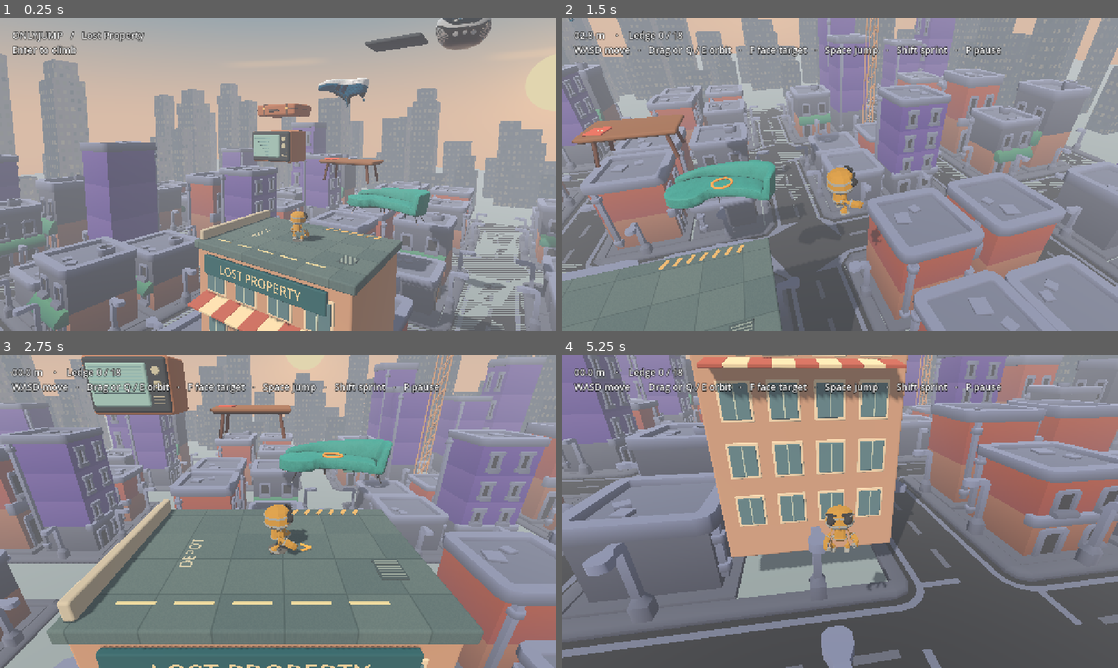
Above: before the commit, frames 1-4 (two rows, left to right).
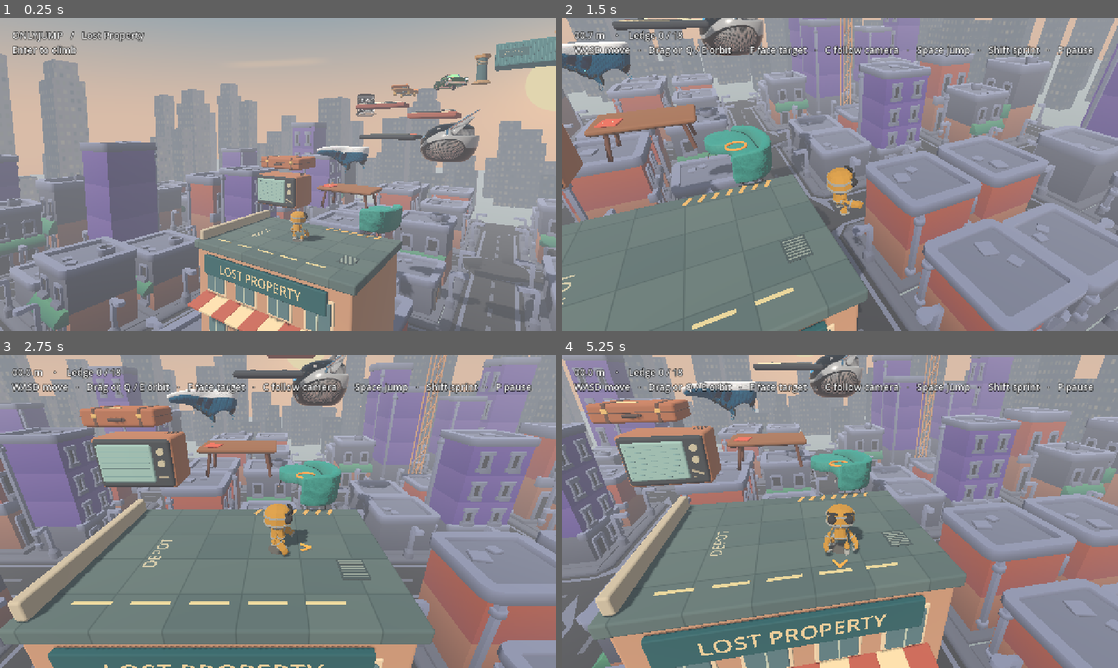
Above: after the commit, the same moments.

Repository: penny323mo/OnlyJump
Game: Godot game, scene res://game/summit.tscn
The game is run twice, just before and just after one commit, with the same random seed, the same clock (stepped at 60 frames per second) and the same inputs.
Inputs (mouse positions are in pixels of both pictures, inside the frame that each line leads up to):
- Up to frame 1 (0.25 s): no input
- Up to frame 2 (1.5 s): tap Enter at 0.5 s; move the mouse to (962, 158) at 0.52 s; hold D 0.53-1.25 s; hold Shift 0.53-1.25 s; tap C at 0.6 s; click (962, 158) at 0.67 s; tap Space at 0.77, 1.07 s; drag from (728, 190) to (812, 237) at 1.27 s
- Up to frame 3 (2.75 s): move the mouse to (333, 442) at 2.02 s; hold D from 2.03 s (still down); tap F at 2.1 s; click (333, 442) at 2.17 s; tap Space at 2.3 s
- Up to frame 4 (5.25 s): release D at 2.75 s; drag from (812, 574) to (673, 464) at 2.77 s; tap Space at 3.5, 3.77, 4.07 s; move the mouse to (1006, 558) at 3.52 s; hold A 3.53-4.25 s; hold Shift 3.53-4.25 s; tap C at 3.6 s; click (1006, 558) at 3.67 s; drag from (673, 464) to (756, 433) at 4.27 s; move the mouse to (867, 511) at 5.02 s; hold S from 5.03 s (still down); tap F at 5.1 s; click (867, 511) at 5.17 s

The runs differ from the first frame. In frame 1, 14% of the frame differs, in the area x 0-100%, y 0-100%; in frame 2, 53%; in frame 3, 36%; in frame 4, 76%.

Commit message:
Add one-thumb sprint jumps and tune mobile parkour movement

Diff:
--- a/game/ascent.gd
+++ b/game/ascent.gd
@@ -22,6 +22,12 @@
 var camera_yaw := 0.0
 var camera_pitch := deg_to_rad(24.0)
 var camera_distance := 6.8
+var follow_camera := true
+# Capture the view when a movement gesture begins. Automatic camera motion
+# must not feed back into that same held direction and turn it into a circle.
+var input_yaw := 0.0
+var moving_gesture := false
+var manual_look_time := 0.0
 var native_drag := false
 var sprint := false
 var hud_clock := 0.0
@@ -79,7 +85,14 @@
 	add_child(audio)
 	var data := ConfigFile.new()
 	if data.load("user://summit.cfg") == OK:
-		best = data.get_value("run","best",0.0)
+		follow_camera = data.get_value("controls","follow_camera",true)
+		if data.has_section_key("run","best_ledge"):
+			var index := clampi(data.get_value("run","best_ledge",0),0,Islands.ROUTE.size()-1)
+			best = Islands.ROUTE[index].y
+		else:
+			var old_height: float = data.get_value("run","best",0.0)
+			for i in Islands.PREVIOUS_HEIGHTS.size():
+				if old_height+.001 >= Islands.PREVIOUS_HEIGHTS[i]: best = Islands.ROUTE[i].y
 		muted = data.get_value("run","muted",false)
 	player.reset_at(Islands.ROUTE[0])
 	if OS.has_feature("web"):
@@ -100,7 +113,11 @@
 
 func save_record() -> void:
 	var data := ConfigFile.new()
-	data.set_value("run","best",best)
+	var index := 0
+	for i in Islands.ROUTE.size():
+		if best+.001 >= Islands.ROUTE[i].y: index = i
+	data.set_value("run","best_ledge",index)
+	data.set_value("controls","follow_camera",follow_camera)
 	data.set_value("run","muted",muted)
 	data.save("user://summit.cfg")
 
@@ -120,8 +137,8 @@
 		"stick":
 			if phase == "playing" and args.size() == 3:
 				stick = Vector2(float(args[1]),float(args[2])).limit_length()
-				if stick.length() > 0.14 and player.is_on_floor():
-					player.aim = stick.rotated(-camera_yaw).normalized()
+				if stick.is_zero_approx() and keyboard_move().is_zero_approx():
+					moving_gesture = false
 			return
 		"look":
 			if phase == "playing" and args.size() == 3:
@@ -130,7 +147,9 @@
 		"align":
 			if phase == "playing": face_target()
 		"sprint":
-			if phase == "playing": sprint = not sprint
+			if phase == "playing" and args.size()==2: sprint = bool(args[1])
+		"follow":
+			if phase == "playing": toggle_follow()
 		"jump":
 			if phase == "playing": queue_jump()
 	update_hud()
@@ -139,6 +158,8 @@
 	stick = Vector2.ZERO
 	native_drag = false
 	sprint = false
+	moving_gesture = false
+	manual_look_time = 0
 	player.jump_buffer = 0
 	if web: web.clearInputs()
 
@@ -192,6 +213,8 @@
 				start_run()
 			elif key in [KEY_ESCAPE,KEY_P]:
 				toggle_pause()
+			elif key == KEY_C and phase == "playing":
+				toggle_follow()
 			elif key == KEY_F and phase == "playing":
 				face_target()
 			elif key == KEY_R and phase == "paused":
@@ -232,16 +255,38 @@
 		int(Input.is_physical_key_pressed(KEY_D) or Input.is_physical_key_pressed(KEY_RIGHT)) - int(Input.is_physical_key_pressed(KEY_A) or Input.is_physical_key_pressed(KEY_LEFT)),
 		int(Input.is_physical_key_pressed(KEY_S) or Input.is_physical_key_pressed(KEY_DOWN)) - int(Input.is_physical_key_pressed(KEY_W) or Input.is_physical_key_pressed(KEY_UP)))
 
+func world_move() -> Vector2:
+	var move := (keyboard_move()+stick).limit_length()
+	if move.is_zero_approx():
+		moving_gesture = false
+		return Vector2.ZERO
+	if not moving_gesture or not follow_camera:
+		input_yaw = camera_yaw
+		moving_gesture = true
+	return move.rotated(-input_yaw)
+
 func queue_jump() -> void:
-	player.request_jump((keyboard_move()+stick).limit_length().rotated(-camera_yaw),sprint or Input.is_physical_key_pressed(KEY_SHIFT))
+	player.request_jump(world_move())
+
+func toggle_follow() -> void:
+	follow_camera = not follow_camera
+	moving_gesture = false
+	save_record()
+	update_hud()
 
 func _physics_process(delta: float) -> void:
 	if phase != "playing": return
 	elapsed += delta
-	var move := keyboard_move()
 	var turn := int(Input.is_physical_key_pressed(KEY_E)) - int(Input.is_physical_key_pressed(KEY_Q))
-	camera_yaw = wrapf(camera_yaw-turn*delta*2.1,-PI,PI)
-	player.step(delta,(move+stick).limit_length().rotated(-camera_yaw),sprint or Input.is_physical_key_pressed(KEY_SHIFT))
+	if turn != 0: orbit(turn*delta*2.1/3.55,0)
+	var move := world_move()
+	player.step(delta,move,sprint or Input.is_physical_key_pressed(KEY_SHIFT))
+	manual_look_time = maxf(0,manual_look_time-delta)
+	if follow_camera and player.is_on_floor() and manual_look_time<=0 and move.length_squared()>.0225:
+		var ground_speed := Vector2(player.velocity.x,player.velocity.z)
+		if ground_speed.length_squared()>.09:
+			var behind := atan2(-ground_speed.x,-ground_speed.y)
+			camera_yaw = rotate_toward(camera_yaw,behind,delta*3.8)
 	if player.position.y < -9:
 		clear_controls()
 		var count := player.jump_count
@@ -270,6 +315,8 @@
 
 func orbit(dx: float, dy: float) -> void:
 	camera_yaw = wrapf(camera_yaw-dx*3.55,-PI,PI)
+	input_yaw = wrapf(input_yaw-dx*3.55,-PI,PI)
+	manual_look_time = 1.15
 	camera_pitch = clampf(camera_pitch+dy*2.25,deg_to_rad(9),deg_to_rad(72))
 
 func face_target() -> void:
@@ -277,6 +324,8 @@
 	var offset: Vector3 = Islands.ROUTE[ledge+1] - player.position
 	var direction := Vector2(offset.x,offset.z).normalized()
 	camera_yaw = atan2(-direction.x,-direction.y)
+	moving_gesture = false
+	manual_look_time = .5
 	camera_pitch = deg_to_rad(26)
 	if player.is_on_floor(): player.aim = direction
 
@@ -317,10 +366,10 @@
 		landing_ring.position = target+Vector3.UP*visible_top
 	var height := maxf(0.0,player.position.y)
 	if web:
-		web.update(phase,height,best,ledge,Islands.ROUTE.size()-1,sprint,elapsed,falls,player.jump_count,muted,notice,Islands.NAMES[ledge+1] if ledge+1<Islands.NAMES.size() else "")
+		web.update(phase,height,best,ledge,Islands.ROUTE.size()-1,sprint,elapsed,falls,player.jump_count,muted,notice,Islands.NAMES[ledge+1] if ledge+1<Islands.NAMES.size() else "",follow_camera)
 	elif native_label:
 		match phase:
 			"intro": native_label.text = "ONLYJUMP   /   Lost Property\nEnter to climb"
 			"won": native_label.text = "Summit reached   ·   %d jumps    /    Enter to play again" % player.jump_count
 			"paused": native_label.text = "Paused   /   P to resume   ·   R to restart"
-			_: native_label.text = "%04.1f m    ·    Ledge %d / %d\nWASD move   ·   Drag or Q / E orbit   ·   F face target   ·   Space jump   ·   Shift sprint   ·   P pause" % [height,ledge,Islands.ROUTE.size()-1]
+			_: native_label.text = "%04.1f m    ·    Ledge %d / %d\nWASD move   ·   Drag or Q / E orbit   ·   F face target   ·   C follow camera   ·   Space jump   ·   Shift sprint   ·   P pause" % [height,ledge,Islands.ROUTE.size()-1]
--- a/game/climber.gd
+++ b/game/climber.gd
@@ -3,8 +3,11 @@
 const COURIER = preload("res://assets/character/courier.glb")
 const WALK_SPEED := 3.65
 const RUN_SPEED := 6.45
-const JUMP_SPEED := 9.25
-const GRAVITY := 15.4
+const JUMP_SPEED := 6.4
+const GRAVITY := 16.0
+const GROUND_ACCEL := 25.0
+const STANDING_PUSH := 2.85
+const AIR_STEER := 2.8
 const FOOT_RADIUS := 0.285
 const COYOTE_TIME := 0.12
 const BUFFER_TIME := 0.13
@@ -14,7 +17,8 @@
 var jump_count := 0
 var jump_buffer := 0.0
 var grace := 0.0
-var tap_motion := Vector3.ZERO
+var tap_direction := Vector2.ZERO
+var air_speed := 0.0
 var model := Node3D.new()
 var animations: AnimationPlayer
 var pose := ""
@@ -59,9 +63,9 @@
 	jump_count = 0
 	grounded_ledge = -1
 
-func request_jump(move: Vector2, running: bool) -> void:
+func request_jump(move: Vector2) -> void:
 	# A finger can lift between the tap and the next fixed physics tick.
-	tap_motion = Vector3(move.x,0,move.y)*(RUN_SPEED if running else WALK_SPEED)
+	tap_direction = move
 	jump_buffer = BUFFER_TIME
 
 func ground_at(point: Vector3, depth: float) -> Dictionary:
@@ -73,31 +77,41 @@
 	var on_floor_before := is_on_floor()
 	if on_floor_before: grace = COYOTE_TIME
 	else: grace = maxf(0,grace-delta)
-	var direction := Vector3(move.x,0,move.y)
+	var horizontal := Vector2(velocity.x,velocity.z)
 	if move.length_squared() > .016: aim = move.normalized()
-	var target := direction*(RUN_SPEED if running else WALK_SPEED)
 	var taking_off := jump_buffer>0 and grace>0
 	if taking_off:
 		jump_buffer = 0
 		grace = 0
-		velocity = (tap_motion if direction.is_zero_approx() else target)+Vector3.UP*JUMP_SPEED
+		# Push off from rest, or carry the speed built on the approach.
+		var push := tap_direction if move.is_zero_approx() else move
+		if on_floor_before and horizontal.length_squared()<0.04:
+			horizontal = push*STANDING_PUSH
+		air_speed = horizontal.length()
+		velocity.y = JUMP_SPEED-0.5*GRAVITY*delta
 		jump_count += 1
 		jumped.emit()
 	elif on_floor_before:
-		if not direction.is_zero_approx():
-			var toe := position+direction.normalized()*(FOOT_RADIUS+.16)
-			var support := ground_at(toe,.34)
-			if support.is_empty() or support.normal.y < .65: target *= .46
-		# Stick release stops immediately on a balance beam or a one-foot perch.
-		velocity = target
+		var target := move*(RUN_SPEED if running else WALK_SPEED)
+		if move.is_zero_approx():
+			horizontal = Vector2.ZERO
+		else:
+			var direction := Vector3(move.x,0,move.y).normalized()
+			var support := ground_at(position+direction*(FOOT_RADIUS+.16),.34)
+			if support.is_empty() or support.normal.y<.65:
+				target *= .88 if running else .46
+			horizontal = horizontal.move_toward(target,GROUND_ACCEL*delta)
+		velocity.y = 0
+		air_speed = horizontal.length()
 	else:
 		velocity.y -= GRAVITY*delta
-		var horizontal := Vector2(velocity.x,velocity.z)
-		# Releasing the stick brakes in midair but preserves a short natural arc.
-		var response := 13.5 if not move.is_zero_approx() else 4.8
-		horizontal = horizontal.move_toward(Vector2(target.x,target.z),response*delta)
-		velocity.x = horizontal.x
-		velocity.z = horizontal.y
+		# Keep launch momentum when the stick or sprint finger is released.
+		# In-air input steers gently, within the launch-speed envelope.
+		if not move.is_zero_approx():
+			var steer := move.normalized()*maxf(air_speed,1.05)
+			horizontal = horizontal.move_toward(steer,AIR_STEER*move.length()*delta)
+	velocity.x = horizontal.x
+	velocity.z = horizontal.y
 	jump_buffer = maxf(0,jump_buffer-delta)
 	move_and_slide()
 	if is_on_floor():
--- a/game/islands.gd
+++ b/game/islands.gd
@@ -1,15 +1,18 @@
 extends "res://game/props.gd"
 
+# Position is the crown or usable centre of each object. Lower rises and
+# shorter approaches on narrow objects fit the standing and running arcs.
 const ROUTE := [
-	Vector3(0,0,0),Vector3(2.4,1.35,-4.8),Vector3(-1.0,3.05,-8.1),
-	Vector3(-5.3,4.95,-6.0),Vector3(-7.8,7.05,-10.2),Vector3(-4.1,9.1,-13.2),
-	Vector3(.4,11.25,-12.2),Vector3(4.1,13.5,-15.2),Vector3(2.1,15.75,-19.7),
-	Vector3(-2.6,17.95,-19.1),Vector3(-5.5,20.25,-22.5),Vector3(-2.2,22.65,-25.7),
-	Vector3(2.45,25,-25.15),Vector3(5.55,27.1,-21.7),Vector3(9.45,29.25,-23.9),
-	Vector3(12.7,31.45,-20.85),Vector3(10.95,33.65,-16.65),Vector3(6.65,35.85,-17.40),
-	Vector3(3.8,38,-13.85)
+	Vector3(0,0,0),Vector3(2.2,.62,-4.45),Vector3(-.80,1.34,-7.48),
+	Vector3(-4.63,2.10,-5.63),Vector3(-6.86,2.94,-9.40),Vector3(-3.47,3.78,-12.04),
+	Vector3(.57,4.68,-11.13),Vector3(3.90,5.52,-13.85),Vector3(2.09,6.46,-17.87),
+	Vector3(-2.12,7.35,-17.33),Vector3(-4.70,8.26,-20.42),Vector3(-1.72,9.22,-23.25),
+	Vector3(2.42,10.16,-22.70),Vector3(5.12,11.03,-19.68),Vector3(8.00,11.88,-21.25),
+	Vector3(10.95,12.80,-18.56),Vector3(9.42,13.72,-14.90),Vector3(5.62,14.64,-15.55),
+	Vector3(3.04,15.55,-12.38)
 ]
-const NAMES := ["士多天台","絲絨梳化","木茶几","膽機電視","皮喼","波鞋鞋底","錄音帶","手提音響","黑膠唱盤","電子琴","古董相機","滑板","玩具跑車","碼頭繫纜柱","貨櫃","電纜轆","吊臂鋼樑","速遞紙箱","失物招領枱"]
+const PREVIOUS_HEIGHTS := [0.,1.35,3.05,4.95,7.05,9.1,11.25,13.5,15.75,17.95,20.25,22.65,25.,27.1,29.25,31.45,33.65,35.85,38.]
+const NAMES := ["士多天台","絲絨梳化","木茶几","膽機電視","皮喼","波鞋鞋底","錄音帶","手提音響","黑膠唱盤","電子琴","古董相機","滑板","玩具跑車","碼頭繫纜柱","貨櫃","橫放電纜轆","吊臂鋼樑","三角形郵筒紙盒","失物招領枱"]
 const SOFA = preload("res://assets/props/sofa.glb")
 const SHOE = preload("res://assets/props/sneaker.glb")
 const STEREO = preload("res://assets/props/boombox.glb")
@@ -27,13 +30,13 @@
 		body.position = ROUTE[index]
 		match index:
 			0: rooftop(body)
-			1: model_prop(body,SOFA,4.25,Vector3(0,-12,0))
+			1: model_prop(body,SOFA,4.25,Vector3(0,-80,0))
 			2: coffee_table(body)
 			3: television(body)
 			4: suitcase(body)
 			5: model_prop(body,SHOE,4.22,Vector3(0,10,180))
 			6: cassette(body)
-			7: model_prop(body,STEREO,3.8,Vector3(0,12,0))
+			7: model_prop(body,STEREO,3.8,Vector3(0,-85,0))
 			8: turntable(body)
 			9: keyboard(body)
 			10: model_prop(body,CAMERA,3.1,Vector3(0,30,0))
@@ -41,7 +44,9 @@
 			12: model_prop(body,CAR,4.05,Vector3(0,28,0))
 			13: bollard(body)
 			14: container(body)
-			15: cable_reel(body)
+			15:
+				body.rotation.y=deg_to_rad(70)
+				cable_reel(body)
 			16: girder(body)
 			17: parcel(body)
 			18: finish_counter(body)
@@ -160,7 +165,9 @@
 	var streets: Array[Transform3D]=[]
 	var crossings: Array[Transform3D]=[]
 	var blocks := [[],[],[],[]]
-	box(self,Vector3(0,-12.1,-13),Vector3(310,.4,310),"889697")
+	# Road GLBs have upward-facing asphalt at local Y=0. Leave real depth
+	# clearance to the backing plane across the entire tiled district.
+	box(self,Vector3(0,-12.38,-13),Vector3(310,.4,310),"889697")
 	for x in range(-7,8):
 		for z in range(-8,7):
 			var p := Vector3(x*7.0,-11.9,z*7.0)
@@ -169,7 +176,7 @@
 			var angle := 0.0
 			if road_x or road_z:
 				if road_z and not road_x: angle=PI/2
-				var floor_tile := Transform3D(Basis(Vector3.UP,angle).scaled(Vector3.ONE*7.01),p)
+				var floor_tile := Transform3D(Basis(Vector3.UP,angle).scaled(Vector3.ONE*7.0),p)
 				if road_x and road_z: crossings.append(floor_tile)
 				else: streets.append(floor_tile)
 			else:
--- a/game/props.gd
+++ b/game/props.gd
@@ -209,23 +209,25 @@
 	box(b,Vector3(-.87,-.80,1.16),Vector3(1.9,.61,.05),"315e62")
 	label(b,Vector3(-.87,-.80,1.2),"PORT  07",.27,"e5d4aa")
 
+func reel_section(body: StaticBody3D, center: Vector3, radius: float, length: float, tint: String) -> void:
+	var wheel := cone(body,center,length,radius,radius,tint,48)
+	wheel.rotation.z=PI/2
+	var shape := CylinderShape3D.new()
+	shape.radius=radius
+	shape.height=length
+	var collider := CollisionShape3D.new()
+	collider.shape=shape
+	body.add_child(collider)
+	collider.transform=wheel.transform
+
 func cable_reel(b: StaticBody3D) -> void:
-	var r := 1.52
-	cone(b,Vector3.DOWN*.12,.24,r,r,"c39460",48)
-	cone(b,Vector3.DOWN*1.46,.24,r,r,"b3895e",48)
-	cone(b,Vector3.DOWN*.78,1.27,1.09,1.09,"454e51",40)
-	for i in 9: rim(b,Vector3.DOWN*(.29+i*.124),1.14,.07,"465658")
-	var hit := CollisionShape3D.new()
-	var cylinder := CylinderShape3D.new()
-	cylinder.radius=r
-	cylinder.height=.24
-	hit.shape=cylinder
-	b.add_child(hit)
-	hit.position.y=-.12
-	rim(b,Vector3.UP*.014,.21,.07,"746254")
-	for i in 6:
-		var p := Vector3(cos(i*TAU/6),0,sin(i*TAU/6))*.82
-		cone(b,p+Vector3.UP*.023,.046,.068,.068,"625f57",6)
+	var axle := Vector3.DOWN*1.08
+	reel_section(b,axle,1.08,2.48,"435457")
+	for side in [-1,1]:
+		reel_section(b,axle+Vector3.RIGHT*side*1.23,1.24,.17,"b38a5d")
+		cone(b,axle+Vector3.RIGHT*side*1.33,.06,.22,.22,"77614e").rotation.z=PI/2
+	for i in 10:
+		rim(b,axle+Vector3.RIGHT*(i-4.5)*.22,1.09,.043,"5c6c6b").rotation.z=PI/2
 
 func girder(b: StaticBody3D) -> void:
 	deck(b,Vector3(4.55,.16,.76),"ca6b40")
@@ -235,9 +237,38 @@
 		for z in [-.23,.23]: cone(b,Vector3(x,.025,z),.05,.087,.087,"735444",6)
 
 func parcel(b: StaticBody3D) -> void:
-	deck(b,Vector3(3.18,1.47,2.31),"cda477")
-	box(b,Vector3(0,-.726,0),Vector3(.38,1.50,2.33),"ad8552")
-	box(b,Vector3(-.83,.016,-.24),Vector3(.91,.023,.73),"eee2c9")
-	for i in 13:
-		box(b,Vector3(-1.13+i*.05,.036,-.18),Vector3(.018+(.012 if i%3==0 else 0.),.012,.36),"524b44")
-	label(b,Vector3(.83,.018,.43),"AIR MAIL",.176,"884838",true)
+	# A triangular cardboard mailing tube. Both visible slopes and its ridge
+	# come from the same vertices used to build its convex collision hull.
+	var points := PackedVector3Array([
+		Vector3(-1.70,-.68,-1.15),Vector3(-1.70,0,0),Vector3(-1.70,-.68,1.15),
+		Vector3(1.70,-.68,-1.15),Vector3(1.70,0,0),Vector3(1.70,-.68,1.15)])
+	var faces := [[0,2,1],[3,4,5],[0,1,4],[0,4,3],[1,2,5],[1,5,4],[2,0,3],[2,3,5]]
+	var st := SurfaceTool.new()
+	st.begin(Mesh.PRIMITIVE_TRIANGLES)
+	var inside := Vector3(0,-.45,0)
+	for face in faces:
+		var a := points[face[0]]
+		var c := points[face[1]]
+		var d := points[face[2]]
+		var n := (d-a).cross(c-a).normalized()
+		if n.dot((a+c+d)/3-inside)<0.0:
+			var tmp:=d
+			d=c
+			c=tmp
+			n=-n
+		for vertex in [a,c,d]:
+			st.set_normal(n)
+			st.add_vertex(vertex)
+	piece(b,st.commit(),Vector3.ZERO,"cda477")
+	var hull := ConvexPolygonShape3D.new()
+	hull.points=points
+	var hit := CollisionShape3D.new()
+	hit.shape=hull
+	b.add_child(hit)
+	var slope := atan(.68/1.15)
+	for side in [-1,1]:
+		var band := box(b,Vector3(.62,-.327,side*.575),Vector3(.23,.018,1.33),"ad8552",.004)
+		band.rotation.x=side*slope
+	var tag := box(b,Vector3(-.64,-.286,.52),Vector3(.88,.02,.47),"e9dbbf",.008)
+	tag.rotation.x=slope
+	label(tag,Vector3(0,.012,0),"AIR MAIL",.145,"825440",true)
--- a/game/rooftop.gdshader
+++ b/game/rooftop.gdshader
@@ -9,8 +9,10 @@
 void fragment(){
 	vec2 p=slab.xz;
 	vec2 grid=abs(fract((p+vec2(0.3,0.2))/1.28)-.5)*1.28;
-	float seam=1.-smoothstep(.005,.024,min(grid.x,grid.y));
-	float grit=grain(floor(p*125.));
+	vec2 pixel=max(fwidth(p),vec2(.0001));
+	vec2 seamCoverage=1.-smoothstep(vec2(.014)-pixel*.5,vec2(.014)+pixel*.5,grid);
+	float seam=max(seamCoverage.x,seamCoverage.y);
+	float grit=mix(grain(floor(p*125.)),.5,smoothstep(.25,1.,max(pixel.x,pixel.y)*125.));
 	float shade=grain(floor((p+vec2(.3,.2))/1.28+.5));
 	vec3 concrete=mix(vec3(.33,.41,.41),vec3(.42,.49,.47),shade*.50+grit*.26);
 	ALBEDO=mix(concrete,vec3(.23,.30,.30),seam*.55);
--- a/game/skyline.gdshader
+++ b/game/skyline.gdshader
@@ -8,9 +8,13 @@
 }
 void fragment(){
 	vec2 p=vec2(abs(facing.x)>.5?location.z:location.x,location.y);
-	vec2 cell=fract(p/vec2(.98,1.35));
-	float windows=step(.24,cell.x)*step(cell.x,.76)*step(.32,cell.y)*step(cell.y,.79);
+	vec2 uv=p/vec2(.98,1.35);
+	vec2 footprint=max(fwidth(uv),vec2(.0001));
+	vec2 edge=vec2(.26,.235)-abs(fract(uv)-vec2(.50,.555));
+	vec2 coverage=smoothstep(-.5*footprint,.5*footprint,edge);
+	float detail=1.-smoothstep(.30,.85,max(footprint.x,footprint.y));
+	float windows=coverage.x*coverage.y;
 	float light=fract(sin(dot(floor(p/vec2(.98,1.35)),vec2(19.5,72.8)))*13271.);
 	vec3 wall=mix(vec3(.44,.48,.52),vec3(.54,.54,.56),max(0.,facing.x));
-	ALBEDO=mix(wall,mix(vec3(.42,.47,.50),vec3(.65,.63,.58),light),windows*(1.-abs(facing.y)));
+	ALBEDO=mix(wall,mix(vec3(.42,.47,.50),vec3(.65,.63,.58),light),windows*detail*(1.-abs(facing.y)));
 }
--- a/tests/route.gd
+++ b/tests/route.gd
@@ -16,43 +16,64 @@
 	return ok
 
 func leap(index: int) -> bool:
-	var dest: Vector3 = Land.ROUTE[index]
-	game.sprint = true
+	# Run up on the actual previous object, then take a ballistic jump. The
+	# test only drives the controls available to the player, including sprint.
+	game.web_command(["stick",0,0])
+	await frames(2)
+	var target: Vector3 = Land.ROUTE[index]
+	var gap := target-game.player.position
+	var aim := Vector2(gap.x,gap.z).normalized()
+	var t := (game.player.JUMP_SPEED+sqrt(maxf(.01,game.player.JUMP_SPEED**2-2*game.player.GRAVITY*gap.y)))/game.player.GRAVITY
+	var speed := minf(game.player.RUN_SPEED,game.player.GROUND_ACCEL*(sqrt(t*t+2*Vector2(gap.x,gap.z).length()/game.player.GROUND_ACCEL)-t))
+	game.web_command(["sprint",true])
+	var stick := aim.rotated(game.camera_yaw)*(speed/game.player.RUN_SPEED)
+	game.web_command(["stick",stick.x,stick.y])
+	for tick in 25:
+		await frames(1)
+		var remaining := target-game.player.position
+		var velocity := Vector2(game.player.velocity.x,game.player.velocity.z)
+		if velocity.dot(aim)*t>=Vector2(remaining.x,remaining.z).dot(aim)-.07 or not game.player.is_on_floor():break
 	game.web_command(["jump"])
-	for tick in 120:
-		var delta := dest-game.player.position
-		var vy := game.player.JUMP_SPEED if tick==0 else game.player.velocity.y
-		var disc: float = vy*vy-2.0*game.player.GRAVITY*delta.y
-		var time_left := maxf(.12,(vy+sqrt(maxf(0,disc)))/game.player.GRAVITY)
-		var input := (Vector2(delta.x,delta.z)/(time_left*game.player.RUN_SPEED)).limit_length()
-		game.stick = input.rotated(game.camera_yaw)
+	for tick in 95:
 		await frames(1)
 		if game.player.is_on_floor() and game.ledge==index:
-			game.stick = Vector2.ZERO
+			game.web_command(["stick",0,0])
 			print("landed ",index," ",Land.NAMES[index])
 			return true
 	return check(false,"could not land on "+Land.NAMES[index])
+
+func surface_normal(point: Vector3) -> Vector3:
+	var ray := PhysicsRayQueryParameters3D.create(point+Vector3.UP*.7,point+Vector3.DOWN)
+	var hit := game.get_world_3d().direct_space_state.intersect_ray(ray)
+	return hit.get("normal",Vector3.ZERO)
 
 func run() -> void:
 	game = Game.new()
 	root.add_child(game)
 	game.best=100
 	game.muted=true
+	game.follow_camera=false
 	game.start_run()
 	await frames(6)
 	if not check(root.get_camera_3d()==game.camera,"active gameplay camera"):return
 	# Touch-down initiates a standing jump on the next physics step.
 	game.web_command(["jump"])
 	await frames(2)
-	if not check(game.player.jump_count==1 and game.player.velocity.y>8,"immediate standing jump"):return
+	if not check(game.player.jump_count==1 and game.player.velocity.y>5.5,"immediate standing jump"):return
 	if not check(Vector2(game.player.velocity.x,game.player.velocity.z).length()<.01,"standing jump drift"):return
-	await frames(85)
+	var peak := game.player.position.y
+	var air_ticks := 2
+	while not game.player.is_on_floor() and air_ticks<75:
+		await frames(1)
+		air_ticks+=1
+		peak=maxf(peak,game.player.position.y)
+	if not check(peak>1.17 and peak<1.40 and air_ticks in range(45,54),"jump apex and duration"):return
 	game.web_command(["look",-PI/(2*3.55),0])
 	game.web_command(["stick",0,-1])
-	await frames(3)
+	await frames(10)
 	if not check(game.player.velocity.x < -3 and absf(game.player.velocity.z)<.1,"camera-relative forward"):return
 	game.web_command(["stick",-1,0])
-	await frames(2)
+	await frames(14)
 	if not check(game.player.velocity.z > 3,"touch direction reversal"):return
 	game.web_command(["stick",0,0])
 	await frames(3)
@@ -60,11 +81,18 @@
 	game.start_run()
 	await frames(6)
 	game.web_command(["stick",1,0])
-	await frames(2)
+	await frames(10)
 	var walk := game.player.velocity.x
-	game.web_command(["sprint"])
-	await frames(2)
+	game.web_command(["sprint",true])
+	await frames(9)
 	if not check(game.player.velocity.x > walk*1.5,"sprint acceleration"):return
+	game.web_command(["jump"])
+	await frames(1)
+	var takeoff := game.player.velocity.x
+	game.web_command(["stick",0,0])
+	game.web_command(["sprint",false])
+	await frames(12)
+	if not check(absf(game.player.velocity.x-takeoff)<.03,"coast without air braking"):return
 	game.start_run()
 	await frames(6)
 	for index in range(1,Land.ROUTE.size()):
@@ -91,7 +119,7 @@
 	if not check(not game.player.is_on_floor(),"can leave rim"):return
 	game.web_command(["jump"])
 	await frames(2)
-	if not check(game.player.velocity.y>8,"late edge jump"):return
+	if not check(game.player.velocity.y>5.5,"late edge jump"):return
 	game.start_run()
 	await frames(6)
 	if not await leap(1):return
@@ -111,6 +139,33 @@
 	var time := game.elapsed
 	await frames(8)
 	if not check(is_equal_approx(time,game.elapsed),"pause clock"):return
+	# Steering stays world-stable while the automatic camera turns behind the player.
+	game.follow_camera=true
+	game.start_run()
+	await frames(6)
+	game.web_command(["stick",1,0])
+	await frames(27)
+	if not check(absf(game.camera_yaw+PI/2)<.12 and game.player.velocity.x>3 and absf(game.player.position.z)<.02,"follow behind sustained rightward movement"):return
+	game.web_command(["jump"])
+	await frames(2)
+	var heading := game.camera_yaw
+	game.web_command(["stick",0,-1])
+	await frames(10)
+	if not check(not game.player.is_on_floor() and is_equal_approx(game.camera_yaw,heading),"stable airborne framing"):return
+	game.follow_camera=false
+	game.start_run()
+	await frames(6)
+	game.web_command(["stick",1,0])
+	await frames(12)
+	if not check(is_zero_approx(game.camera_yaw),"disable automatic orbit"):return
+	# Sample playable geometry on both sides of the mailing tube and across the reel.
+	var left := surface_normal(Land.ROUTE[17]+Vector3.FORWARD*.7)
+	var right := surface_normal(Land.ROUTE[17]+Vector3.BACK*.7)
+	if not check(left.z<-.4 and right.z>.4 and minf(left.y,right.y)>.75,"two walkable parcel slopes"):return
+	var radial := Vector3.BACK.rotated(Vector3.UP,deg_to_rad(70))
+	var crown := surface_normal(Land.ROUTE[15])
+	var shoulder := surface_normal(Land.ROUTE[15]+radial*.60)
+	if not check(crown.y>.97 and shoulder.y>.68 and shoulder.dot(radial)>.4,"curved cable reel contact normals"):return
 	print("PASS mobile parkour: 18 landings, instant jump, sprint, orbit, edge hold, recovery")
 	game.free()
 	quit()
Not shown, added: docs/only-up-reference.md
